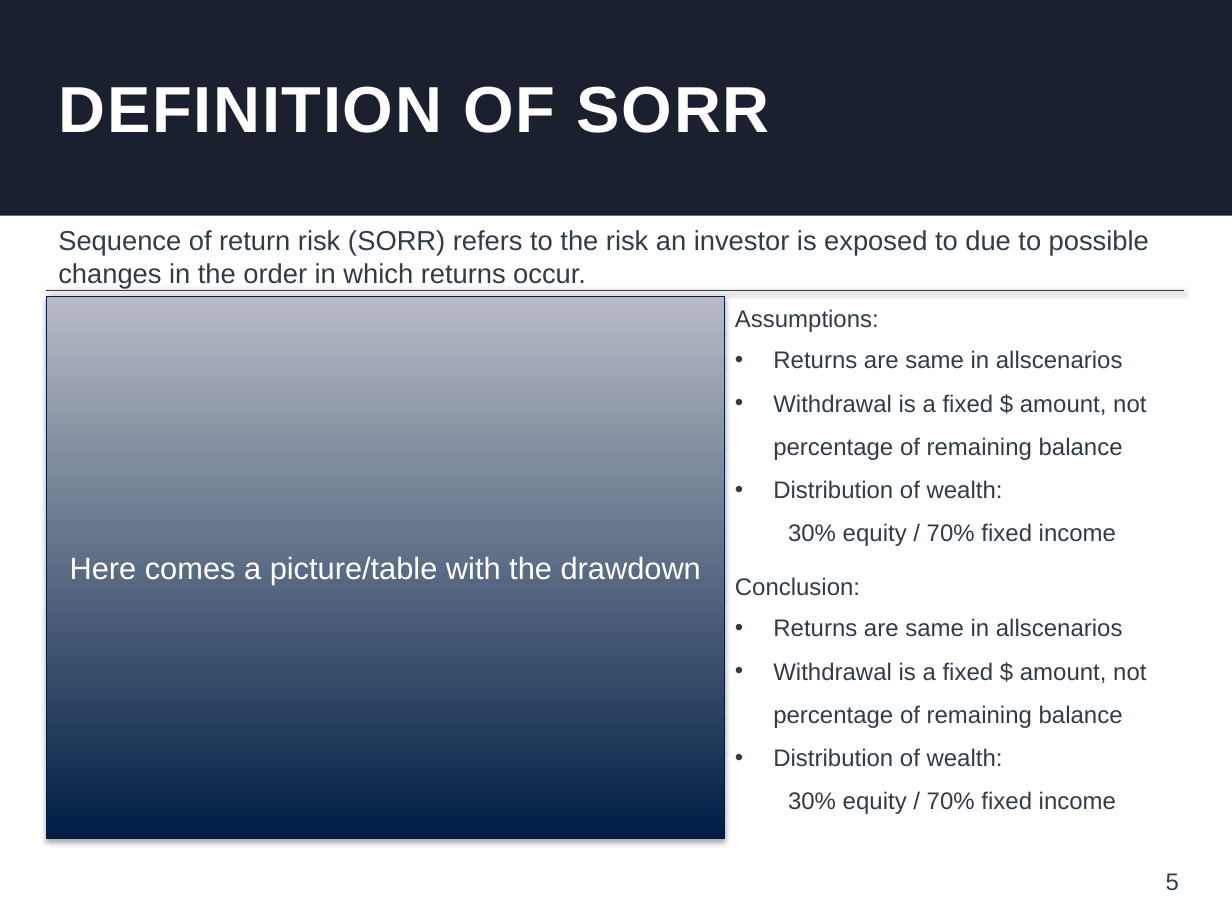
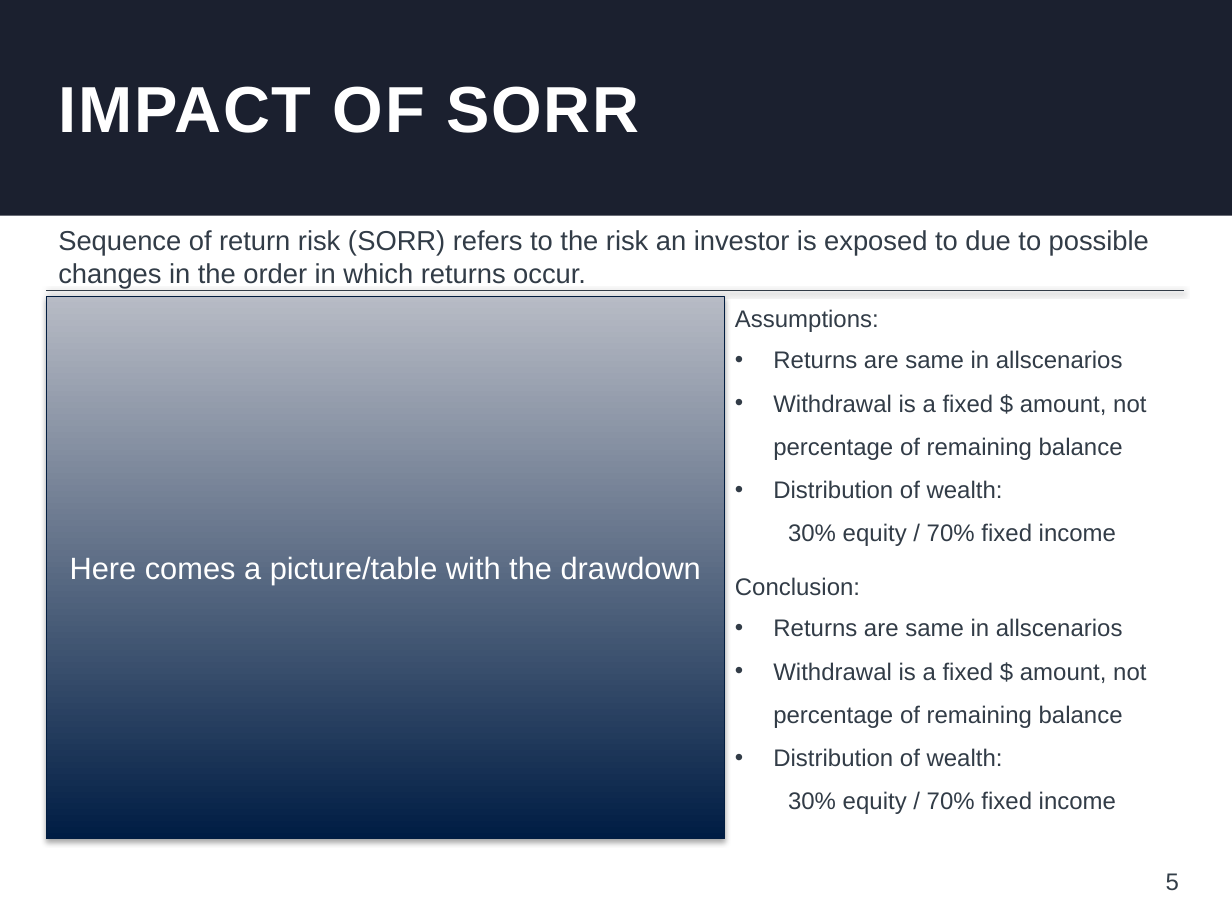
Before and after one commit to hermannviktor/15.451-Proseminar-IM, a slide deck: slide 5 of PPT_Presentation_v2.pptx. Drawn at 1232x924 pixels with LibreOffice and Linux fonts; fonts in the diff are those of the drawing; background and template pictures are left out. Boxes give left, top, right and bottom in pixels: in the first picture for what was removed or moved away, otherwise in the second. Text is boxed around its words. In the diff, an @@ line names an element or a change of style, - is before the commit and + after.

Commit message:
Presentation added

```diff
--- a/PPT_Presentation_v2.pptx
+++ b/PPT_Presentation_v2.pptx
@@ text at box(59, 86, 639, 133): text changed @@
-DEFINITION OF SORR
+IMPACT OF SORR
```
Also in this commit, not shown: 6 other slides changed, 3 slides added, 17 other files.
